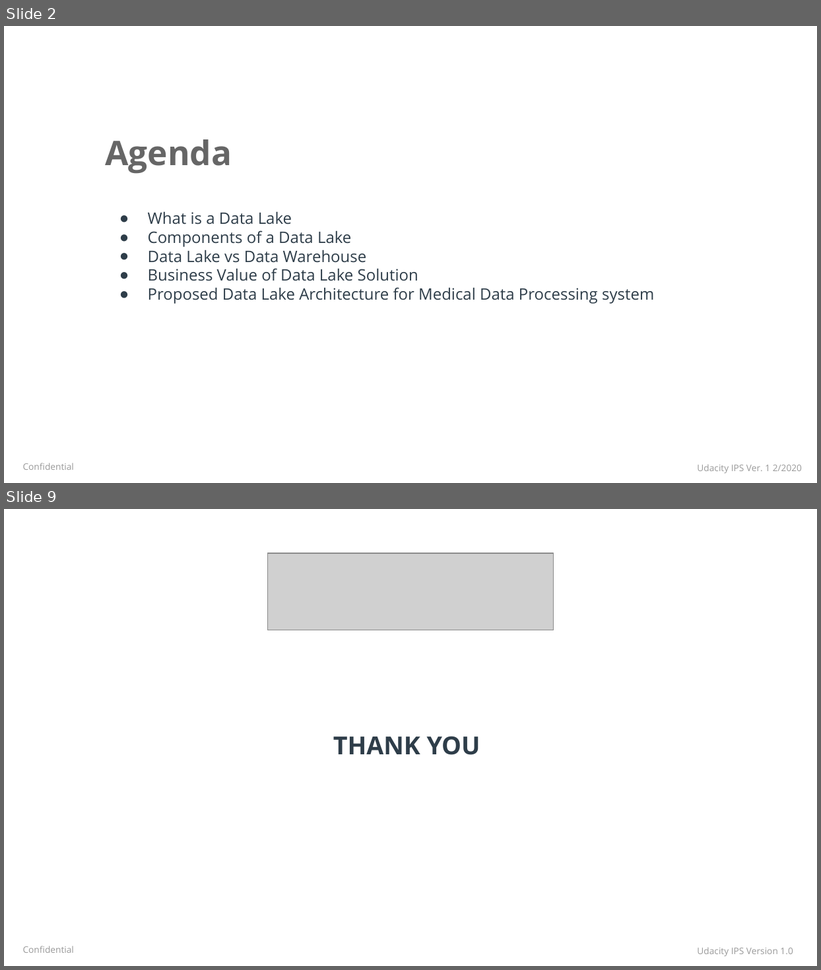
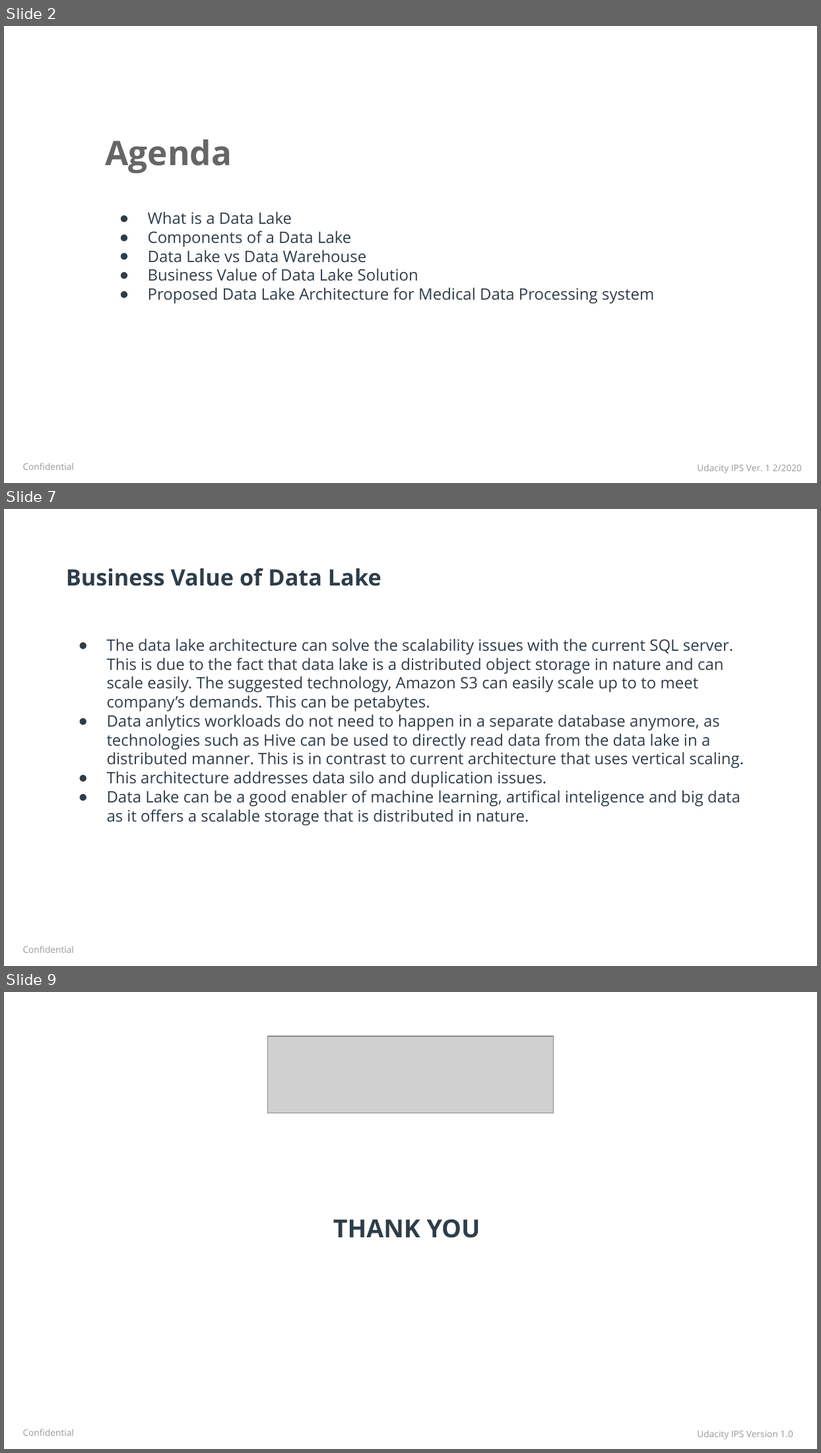
Before and after one commit to Polyhistor/MedialDataProcessingCo-DataLake-Design, a slide deck: datalakeexecutivepresentation-starter-1.pptx. Shown one above the other, each under a label of ours: slides 2 and 9 before the commit, slides 2, 7 and 9 after it; the slides between them are not shown. The pictures are 821x970 and 821x1453 pixels, drawn with LibreOffice and Linux fonts; fonts in the diff are those of the drawing; grey boxes stand for pictures; background and template pictures are left out. Boxes give left, top, right and bottom in pixels: in the first picture for what was removed or moved away, otherwise in the second. Text is boxed around its words. In the diff, an @@ line names an element or a change of style, - is before the commit and + after.

```diff
--- a/datalakeexecutivepresentation-starter-1.pptx
+++ b/datalakeexecutivepresentation-starter-1.pptx
@@ slide 7 added at [4,509,817,966], background picture (left out); not listed: 1 template element that a slide beside it also shows @@
@@ title added at [66,568,382,586], 20 pt, text #2E3D49, bold @@
+Business Value of Data Lake
@@ text added at [107,638,745,823], 14 pt, text #2E3D49 @@
+● The data lake architecture can solve the scalability issues with the current SQL server. This is due to the fact that data lake is a distributed object storage in nature and can scale easily. The suggested technology, Amazon S3 can easily scale up to to meet company’s demands. This can be petabytes.
+● Data anlytics workloads do not need to happen in a separate database anymore, as technologies such as Hive can be used to directly read data from the data lake in a distributed manner. This is in contrast to current architecture that uses vertical scaling.
+● This architecture addresses data silo and duplication issues.
+● Data Lake can be a good enabler of machine learning, artifical inteligence and big data as it offers a scalable storage that is distributed in nature.
```
Also in this commit, not shown: 4 slides changed, 1 other slide added, 2 slides removed.
